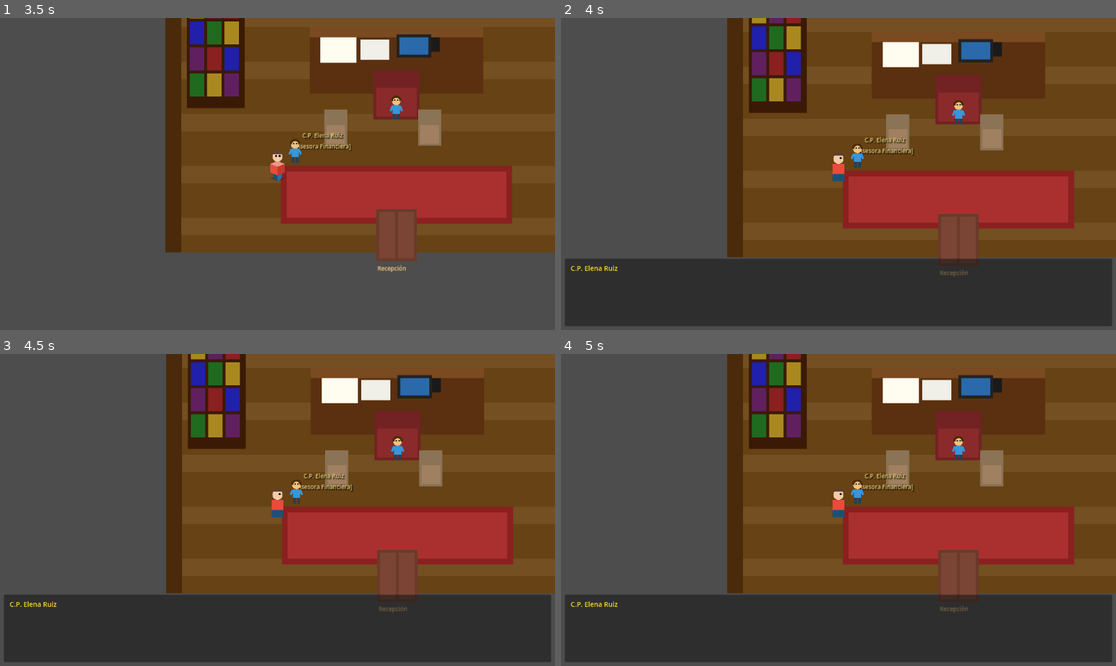
Above: before the commit, frames 1-4 (two rows, left to right).
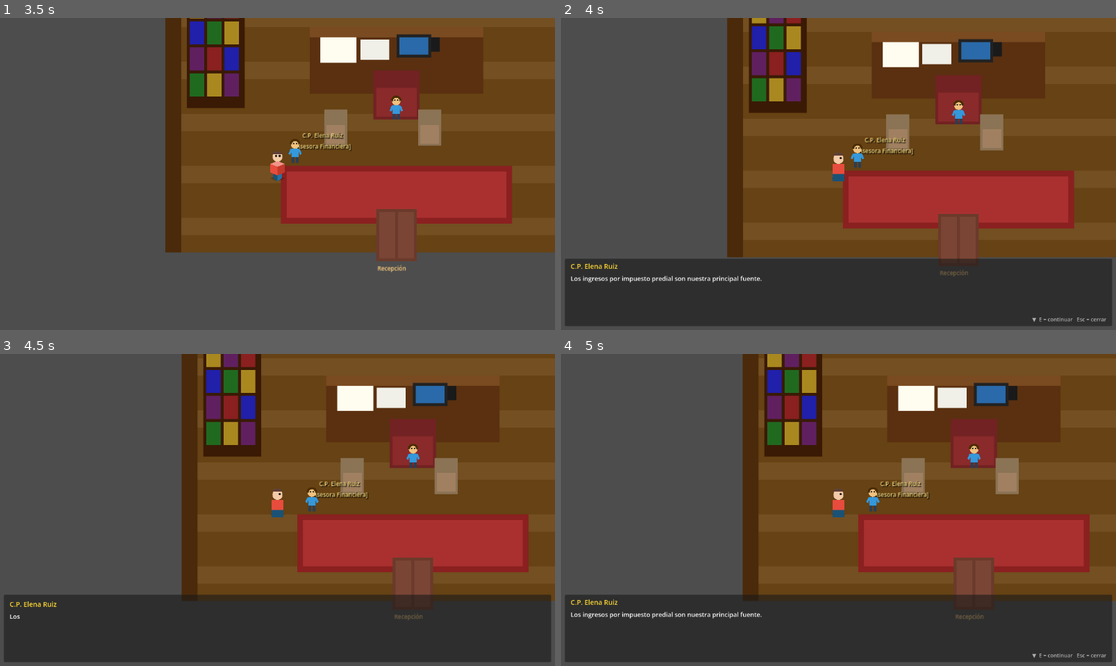
Above: after the commit, the same moments.

Repository: Edmex22/JUEGO-DEL-bajiO
Game: Godot game, scene res://scenes/presidencia/despacho.tscn
Two runs of this game, one before a commit and one after it. Both use one fixed random seed, a clock stepped at 60 frames per second and the inputs below. This scene is started directly instead of the project's main scene.
Inputs (mouse positions are in pixels of both pictures, inside the frame that each line leads up to):
- Up to frame 1 (3.5 s): tap Enter (ui_accept) at 0.5, 0.77, 1.52, 3.02 s; move the mouse to (399, 158) at 0.52 s; hold D (move_right) 0.53-1.28 s; tap E (interact) every 0.75 s from 0.6 to 2.85 s; click (399, 158) at 0.67 s; move the mouse to (166, 189) at 1.27 s; hold S (move_down) 1.28-2.03 s; move the mouse to (333, 105) at 2.02 s; hold D (move_right) 2.03-2.78 s; move the mouse to (249, 236) at 2.77 s; hold W (move_up) from 2.78 s (still down); click (249, 236) at 2.92 s
- Up to frame 2 (4 s): move the mouse to (1005, 220) at 3.52 s; release W (move_up) at 3.53 s; hold A (move_left) from 3.53 s (still down); tap E (interact) at 3.6 s; tap Enter (ui_accept) at 3.77 s
- Up to frame 3 (4.5 s): keep holding A (move_left); tap Escape (ui_cancel) at 4.15 s; move the mouse to (111, 463) at 4.27 s; tap E (interact) at 4.35 s
- Up to frame 4 (5 s): keep holding A (move_left); tap Enter (ui_accept) at 4.52 s

Frame 1 is identical in both runs. In frame 2, 0.5% of the frame differs, in the area x 1-99%, y 78-98%; in frame 3, 18%; in frame 4, 18%, in the area x 1-100%, y 0-98%.

Commit message:
fix: NPCs no respondían y diálogo sin salida
- npc.gd: process_mode=ALWAYS para recibir input durante pausa; collision_mask=1 explícito en Area2D
- dialogo.gd: process_mode=ALWAYS + Escape para cerrar en cualquier momento
- dialogo.tscn: process_mode=4 en el CanvasLayer

Co-Authored-By: Claude Opus 4.8 <noreply@anthropic.com>
Claude-Session: https://claude.ai/code/session_013ABLjw4tJ4gWc96d8ikdtv

Diff:
--- a/scenes/dialogo.tscn
+++ b/scenes/dialogo.tscn
@@ -4,6 +4,7 @@
 
 [node name="Dialogo" type="CanvasLayer"]
 layer = 15
+process_mode = 4
 script = ExtResource("1_dial")
 
 [node name="PanelDialogo" type="Panel" parent="."]
--- a/scripts/dialogo.gd
+++ b/scripts/dialogo.gd
@@ -19,7 +19,9 @@
 
 func _ready() -> void:
 	panel.visible = false
-	continuar_label.text = "▼ Presiona E para continuar"
+	continuar_label.text = "▼  E = continuar   Esc = cerrar"
+	# Debe procesar input aunque el árbol esté pausado
+	process_mode = Node.PROCESS_MODE_ALWAYS
 
 
 func _process(delta: float) -> void:
@@ -67,6 +69,11 @@
 func _unhandled_input(event: InputEvent) -> void:
 	if not panel.visible:
 		return
+	if event.is_action_pressed("ui_cancel"):
+		# Escape: cerrar diálogo inmediatamente
+		_cerrar()
+		get_viewport().set_input_as_handled()
+		return
 	if event.is_action_pressed("ui_accept") or event.is_action_pressed("interactuar"):
 		if _escribiendo:
 			# Mostrar todo el texto inmediatamente
--- a/scripts/npc.gd
+++ b/scripts/npc.gd
@@ -14,6 +14,8 @@
 
 
 func _ready() -> void:
+	# El NPC siempre procesa input, incluso cuando el árbol está pausado (ej: durante diálogo)
+	process_mode = Node.PROCESS_MODE_ALWAYS
 	_area = _crear_area()
 	_area.body_entered.connect(_on_body_entered)
 	_area.body_exited.connect(_on_body_exited)
@@ -38,9 +40,13 @@
 
 func _crear_area() -> Area2D:
 	var a := Area2D.new()
+	a.monitoring = true
+	a.monitorable = true
+	a.collision_layer = 0   # el área no está en ninguna capa física
+	a.collision_mask  = 1   # detecta cuerpos en capa 1 (donde está el jugador)
 	var s := CollisionShape2D.new()
 	var r := CircleShape2D.new()
-	r.radius = 40.0
+	r.radius = 48.0
 	s.shape = r
 	a.add_child(s)
 	add_child(a)
